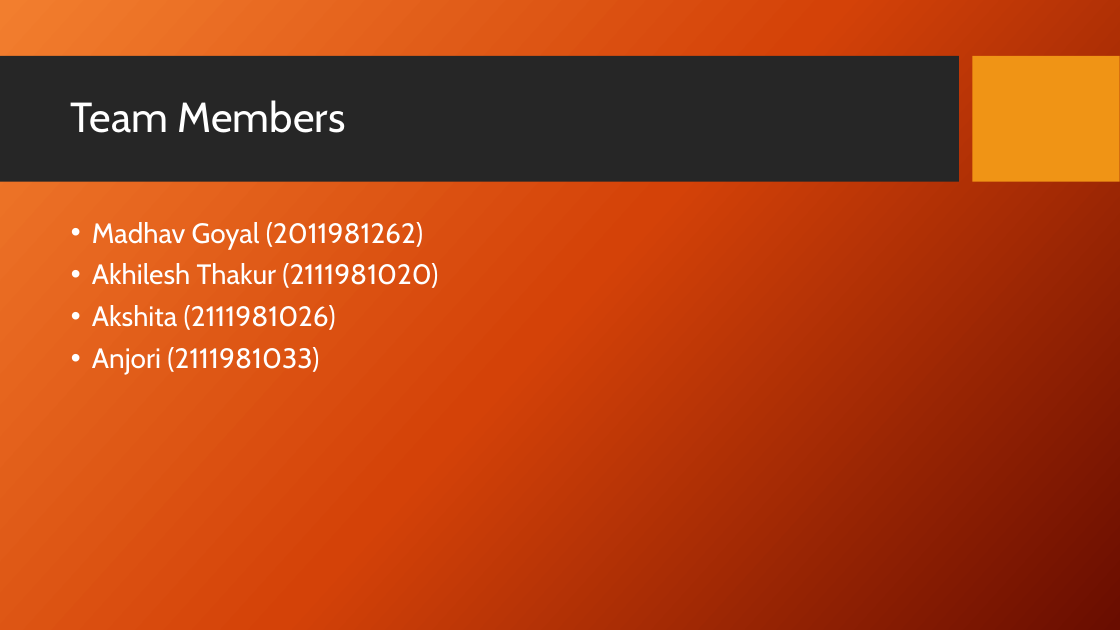
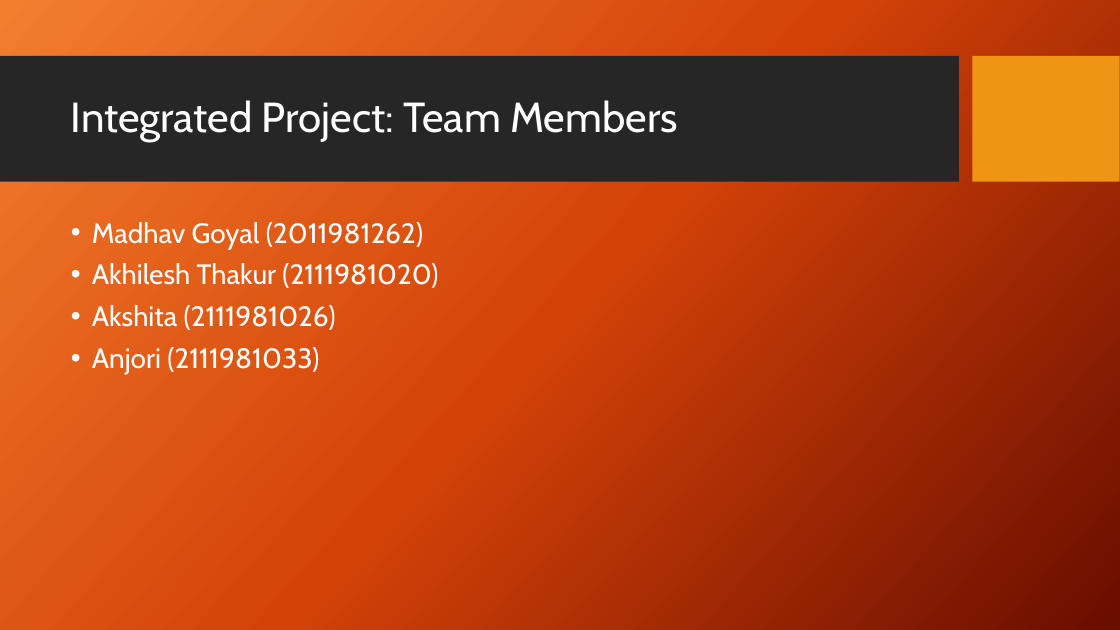
Before and after one commit to m8hav/resound, a slide deck: slide 2 of misc/Re&ound.pptx. Drawn at 1120x630 pixels with LibreOffice and Linux fonts; fonts in the diff are those of the drawing; background and template pictures are left out. Boxes give left, top, right and bottom in pixels: in the first picture for what was removed or moved away, otherwise in the second. Text is boxed around its words. In the diff, an @@ line names an element or a change of style, - is before the commit and + after.

```diff
--- a/misc/Re&ound.pptx
+++ b/misc/Re&ound.pptx
@@ title at [71,100,678,142]: text changed @@
-Team Members
+Integrated Project: Team Members
```
Also in this commit, not shown: 2 other slides changed, 1 slide added, 58 other files.
